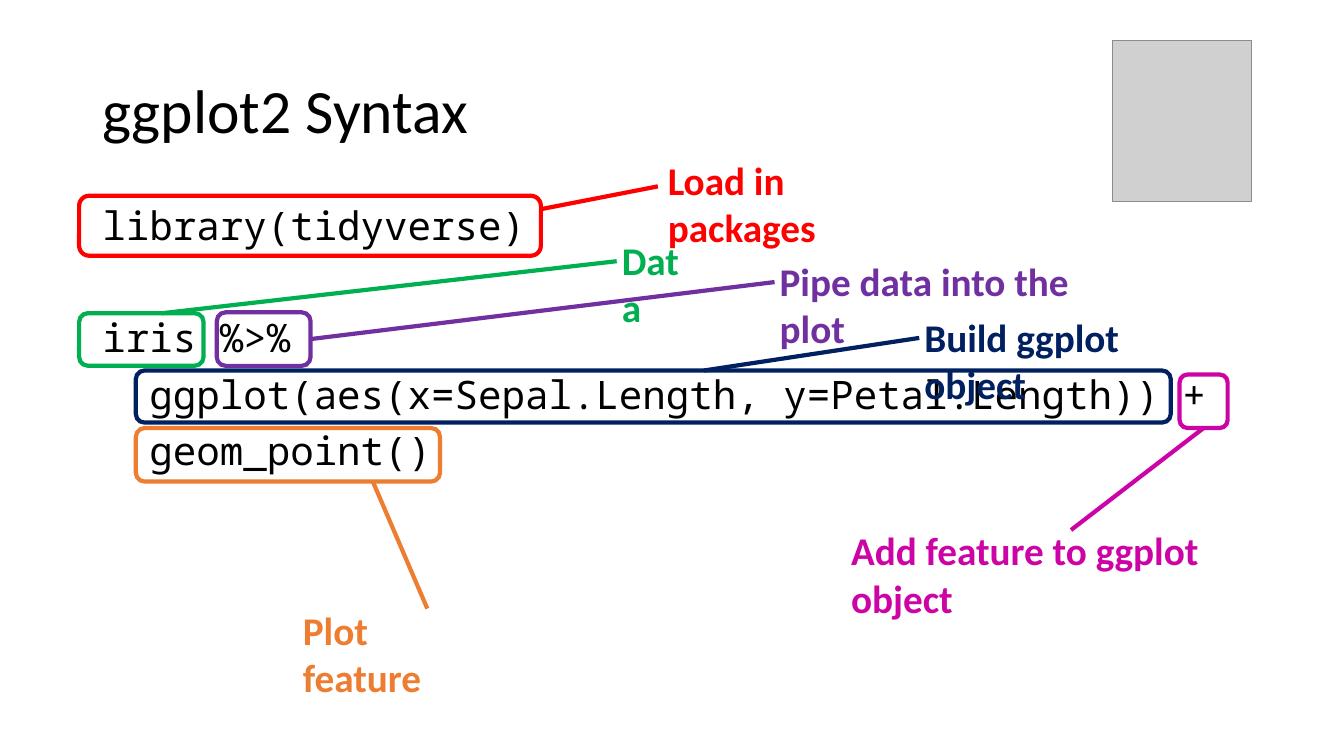
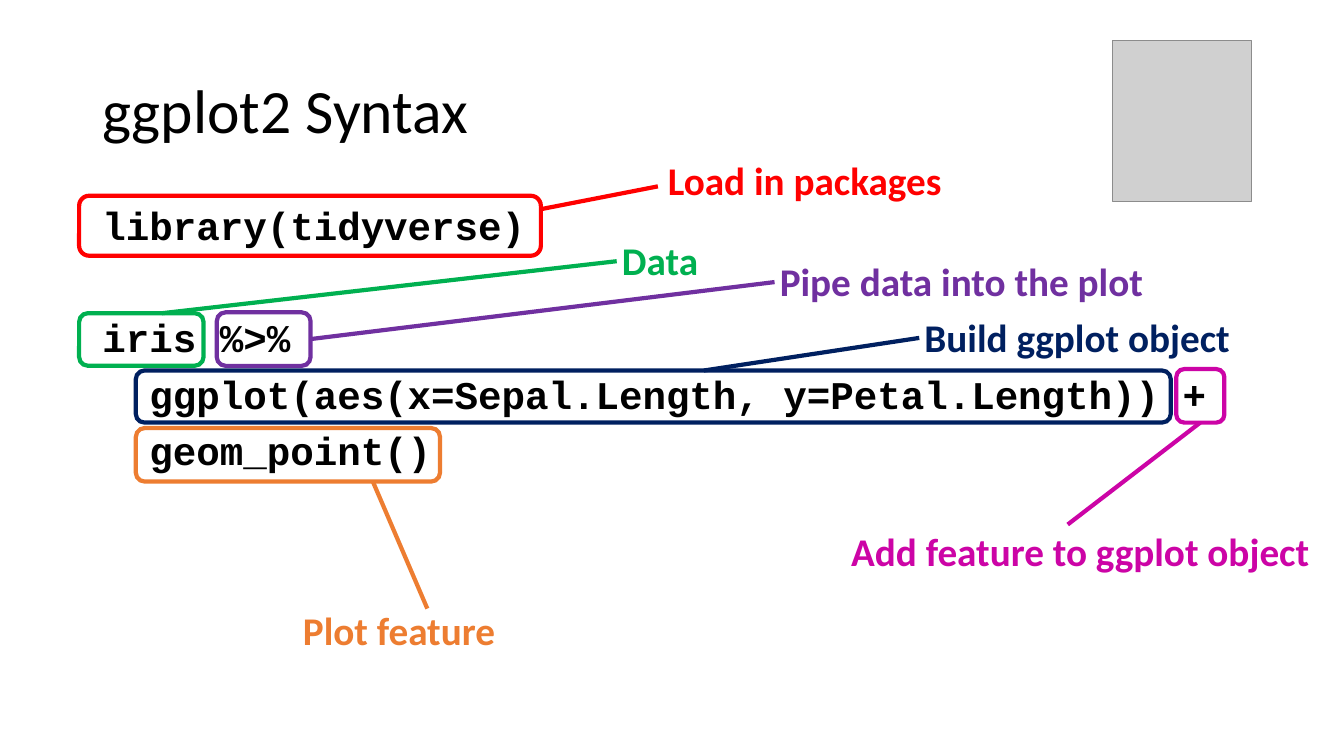
Before and after one commit to PsyTeachR/hack-your-data, a slide deck: slide 5 of files/quant-data-vis/Quantitative_Data_Visualisation.pptx. Drawn at 1344x756 pixels with LibreOffice and Linux fonts; fonts in the diff are those of the drawing; grey boxes stand for pictures; background and template pictures are left out. Boxes give left, top, right and bottom in pixels: in the first picture for what was removed or moved away, otherwise in the second. Text is boxed around its words. In the diff, an @@ line names an element or a change of style, - is before the commit and + after.

Commit message:
use courier new as monospace code font

```diff
--- a/files/quant-data-vis/Quantitative_Data_Visualisation.pptx
+++ b/files/quant-data-vis/Quantitative_Data_Visualisation.pptx
@@ text "Load in packages" rewrapped from [668,167,816,252] to [668,167,942,202] @@
@@ text "library(tidyverse)" at [102,212,1159,474]: font Noto Sans Mono to Courier New, bold on; less space between paragraphs @@
@@ text "Data" rewrapped from [860,268,932,297] to [622,249,698,276] @@
@@ text "Pipe data into the plot" rewrapped from [780,268,1068,353] to [780,268,1143,302] @@
@@ text "Build ggplot object" rewrapped from [924,324,1119,409] to [924,324,1230,359] @@
@@ proportions changed in 6 elements at [79,196,540,255], [79,314,203,366], [217,313,311,366], [136,371,1172,423], [136,429,441,482], [1177,369,1225,422] @@
@@ rounded rectangle: place and size @@
-rounded rectangle at [1180,375,1228,429]
+rounded rectangle at [1177,369,1225,422]
@@ line moved from (1204, 429) - (1072, 530) to (1201, 422) - (1068, 524) @@
@@ text "Add feature to ggplot object" rewrapped from [851,537,1199,620] to [851,538,1309,573] @@
@@ text "Plot feature" rewrapped from [303,617,421,693] to [303,617,495,646] @@
```
Also in this commit, not shown: 34 other slides changed.
